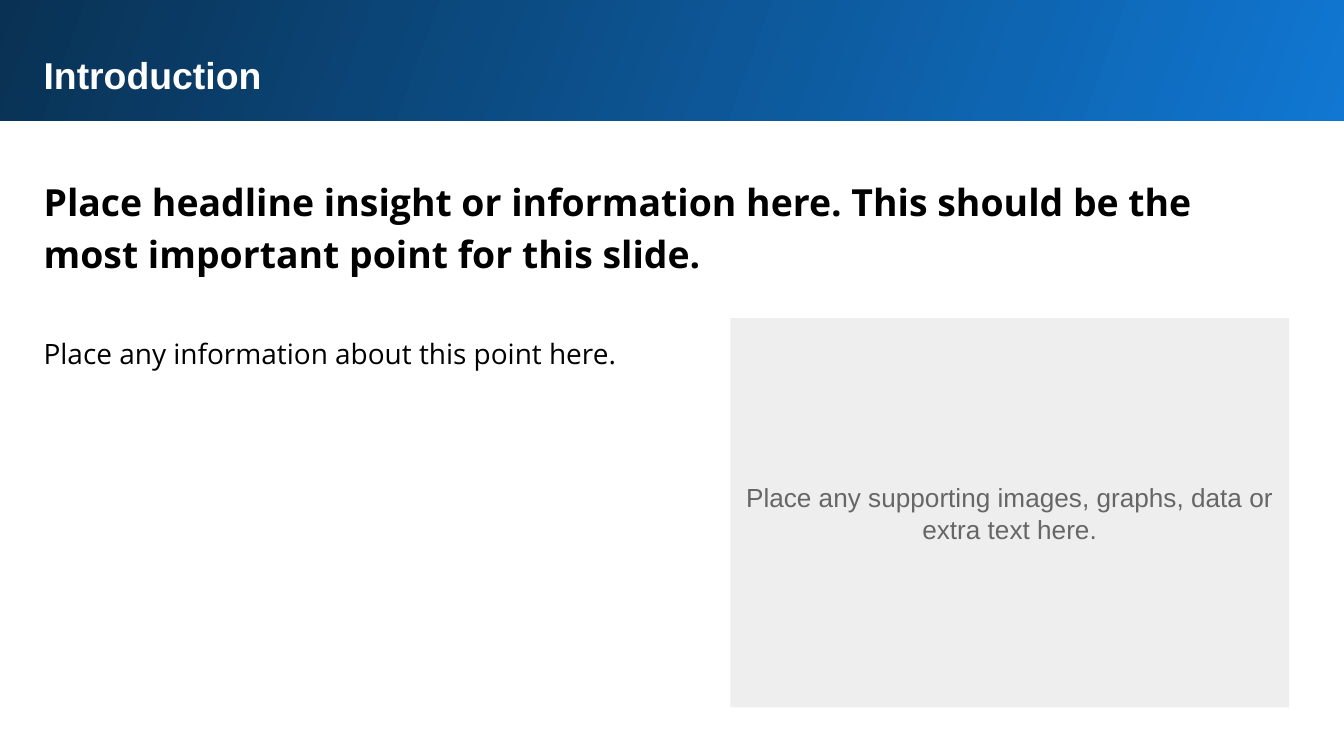
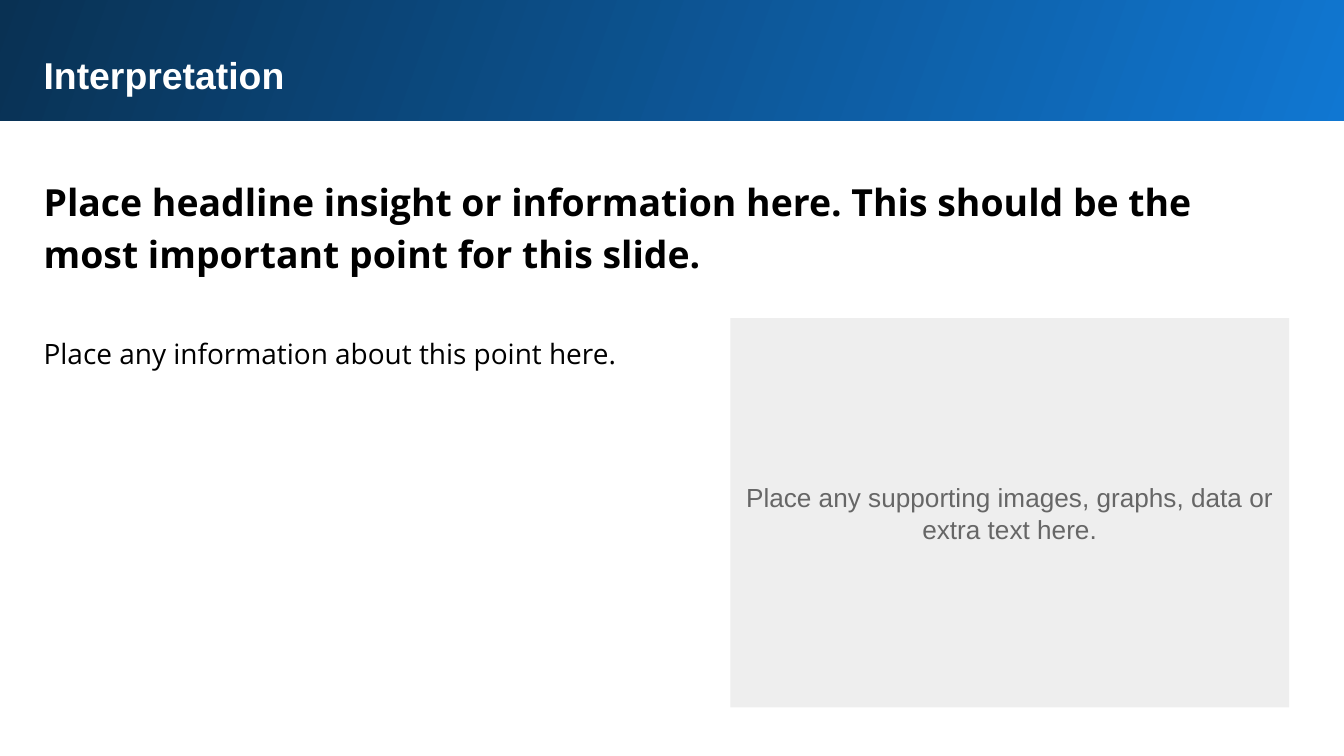
Before and after one commit to npradaschnor/KPMG-Virtual-Internship, a slide deck: slide 9 of Task 2 - Data Insights/Module_2_Template_slide.pptx (slide 3 before the commit). Drawn at 1344x756 pixels with LibreOffice and Linux fonts; fonts in the diff are those of the drawing. Boxes give left, top, right and bottom in pixels: in the first picture for what was removed or moved away, otherwise in the second. Text is boxed around its words. In the diff, an @@ line names an element or a change of style, - is before the commit and + after.

```diff
--- a/Task 2 - Data Insights/Module_2_Template_slide.pptx
+++ b/Task 2 - Data Insights/Module_2_Template_slide.pptx
@@ text removed at box(44, 62, 262, 90) @@
-Introduction
@@ text added at box(44, 62, 285, 97), 20 pt, text #FFFFFF, bold @@
+Interpretation
```
Also in this commit, not shown: 4 slides added, 3 slides removed, 1 other file.
